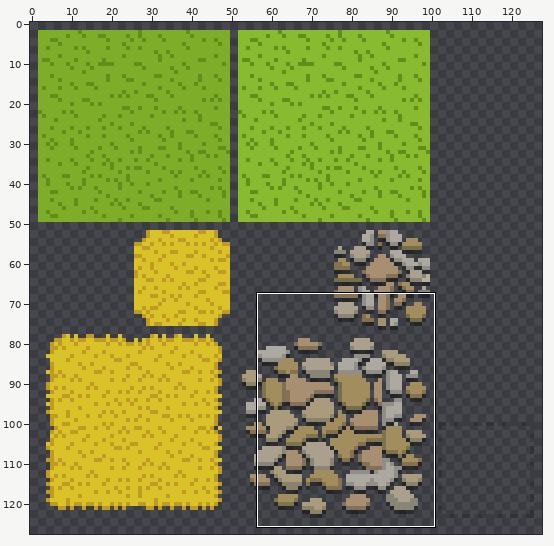
Sprite sheet, stored at Atlas/atlas12.png. The picture above shows the old version from afar; the outline marks the close-up.
Close-up. The starting point:
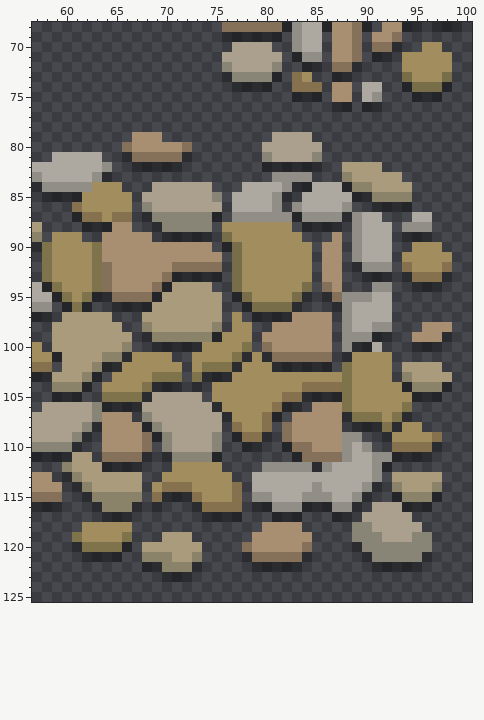
The file is 128x128 pixels. Colours within 5 levels of each other are drawn and written as one. Shown: x 57..100, y 68..125.
Once edited:
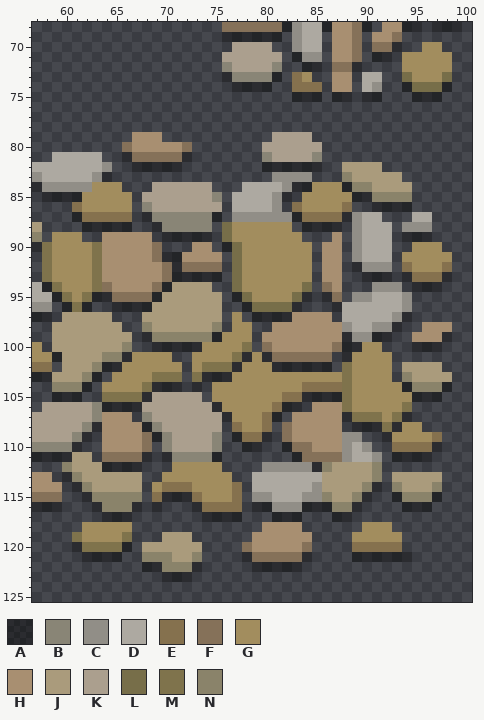
Palette (. is transparent): A #00000063  B #898576  C #918e87  D #ada9a1  E #85714e  F #857159  G #a28d5e  H #a88f71  J #aa9b7c  K #ab9f8e  L #776e49  M #7f734c  N #8a836a
From old to new:
Colour A now appears in row 97 at x 94; in row 98 at x 93; in row 121 at x 89.
The author changed colour B to colour A in row 121 at x 91 to 94.
The author changed colour C to colour A in row 75 at x 91; in rows 99 to 100 at x 88.
The author changed colour D to colour A in row 75 at x 90.
The author changed colour F to colour A in row 92 at x 71.
The author changed colour H to colour A in row 75 at x 87 to 88; in row 88 at x 65 to 66; in row 91 at x 70 to 71.
Colour C now appears in row 94 at x 93; in rows 95 to 96 at x 94; in row 97 at x 93.
The author changed colour D to colour C in row 74 at x 91.
Colour D now appears in row 73 at x 90 to 91; in rows 95 to 96 at x 93.
The author changed colour C to colour D in rows 96 to 97 at x 88.
The author changed colour A to colour E in row 120 at x 89.
The author changed colour B to colour E in row 120 at x 90 to 93.
The author changed colour C to colour E in row 86 at x 83 and 88; in row 87 at x 84 to 87.
The author changed colour G to colour E in row 87 at x 64.
Colour F now appears in row 100 at x 87.
The author changed colour H to colour F in rows 90 to 91 at x 69; in row 92 at x 70.
The author changed colour A to colour G in row 100 at x 90.
The author changed colour B to colour G in row 118 at x 90; in row 119 at x 89 to 91.
The author changed colour D to colour G in row 84 at x 85 to 87; in row 85 at x 84 to 88; in row 86 at x 84 to 87; in row 100 at x 91.
The author changed colour K to colour G in row 118 at x 91 to 92; in row 119 at x 92 to 93.
Colour H now appears in rows 98 to 99 at x 87.
The author changed colour A to colour H in row 73 at x 87 to 88.
The author changed colour F to colour H in rows 92 to 93 at x 64.
The author changed colour D to colour J in row 112 at x 87 to 90; in row 113 at x 86 to 90; in row 114 at x 86 to 89; in row 115 at x 87 to 88.
The author changed colour G to colour L in row 88 at x 76.
The author changed colour C to colour N in row 112 at x 86 and 91; in row 113 at x 91; in row 114 at x 90; in row 115 at x 86 and 89; in row 116 at x 87 to 88.
Colour A is gone in row 76 at x 87 to 88 and 90 to 91; in row 112 at x 92; in row 121 at x 96; in row 122 at x 91 to 95.
Colour B is gone in row 118 at x 89; in row 119 at x 95 to 96; in row 120 at x 94 to 96; in row 121 at x 95.
Colour C is gone in row 95 at x 88; in row 111 at x 92.
Colour H is gone in row 90 at x 70 to 72.
Colour K is gone in row 116 at x 91 to 93; in row 117 at x 90 to 94; in row 118 at x 93 to 95; in row 119 at x 94.
Pixel boxes of the changes (left, top, right, bottom) in both close-ups:
changed: (332, 72, 382, 112)
changed: (292, 182, 352, 222)
changed: (102, 212, 232, 282)
changed: (332, 282, 412, 352)
changed: (322, 452, 432, 572)
